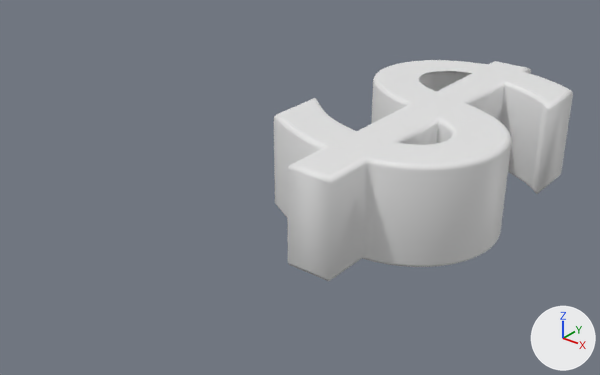
Two versions of the Blender file Blender/char-dollar.blend, one commit apart.
Both versions are drawn from a 50 mm lens placed at (1.125, -1.21, 0.742), pointed at (0.105, 0.065, -0.048). The lights are fixed; the arrows at lower right show +X, +Y and +Z.

The first picture shows 'Text'.
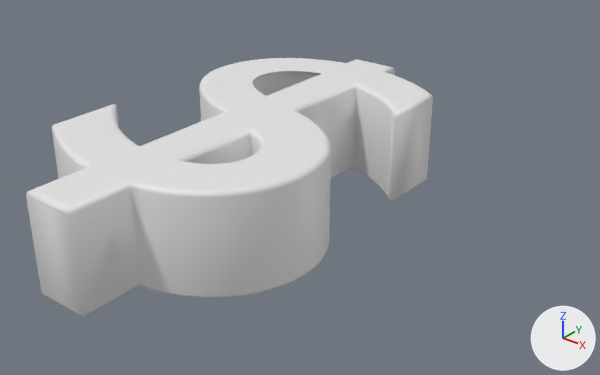
What the commit changed:
In text 'Text' (txt_text), size is now set to 1.2.
In text 'Text' (txt_text), offset_x is now set to -0.332.
In text 'Text' (txt_text), offset_y is now set to -0.344.

Where the change shows, as pixel boxes (x1, y1, x2, y2) in the pictures (600 x 375 px):
'Text', reshaped (36% wider, 18% taller): before (274, 60, 573, 281); after (26, 58, 433, 318)
